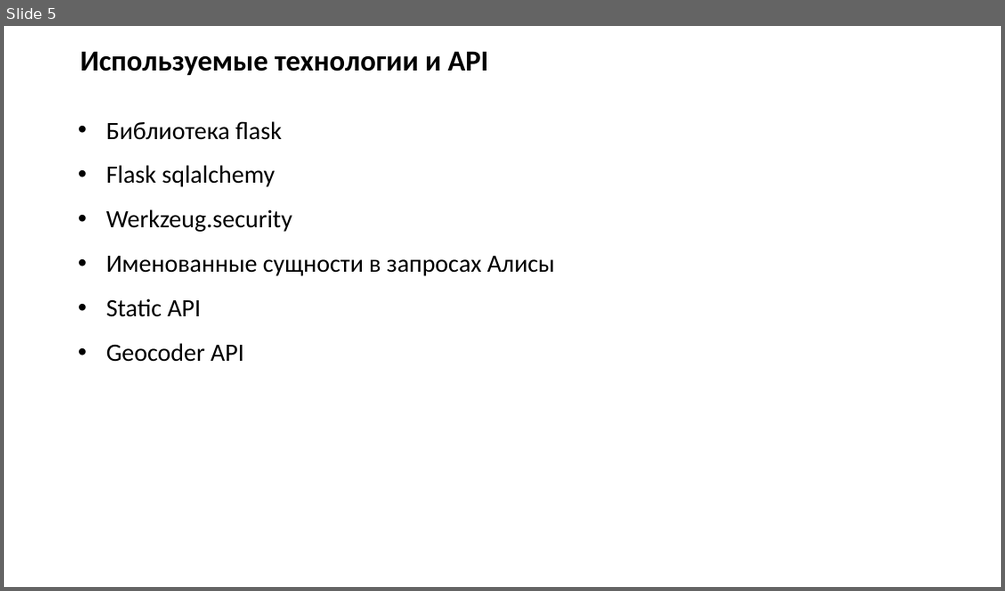
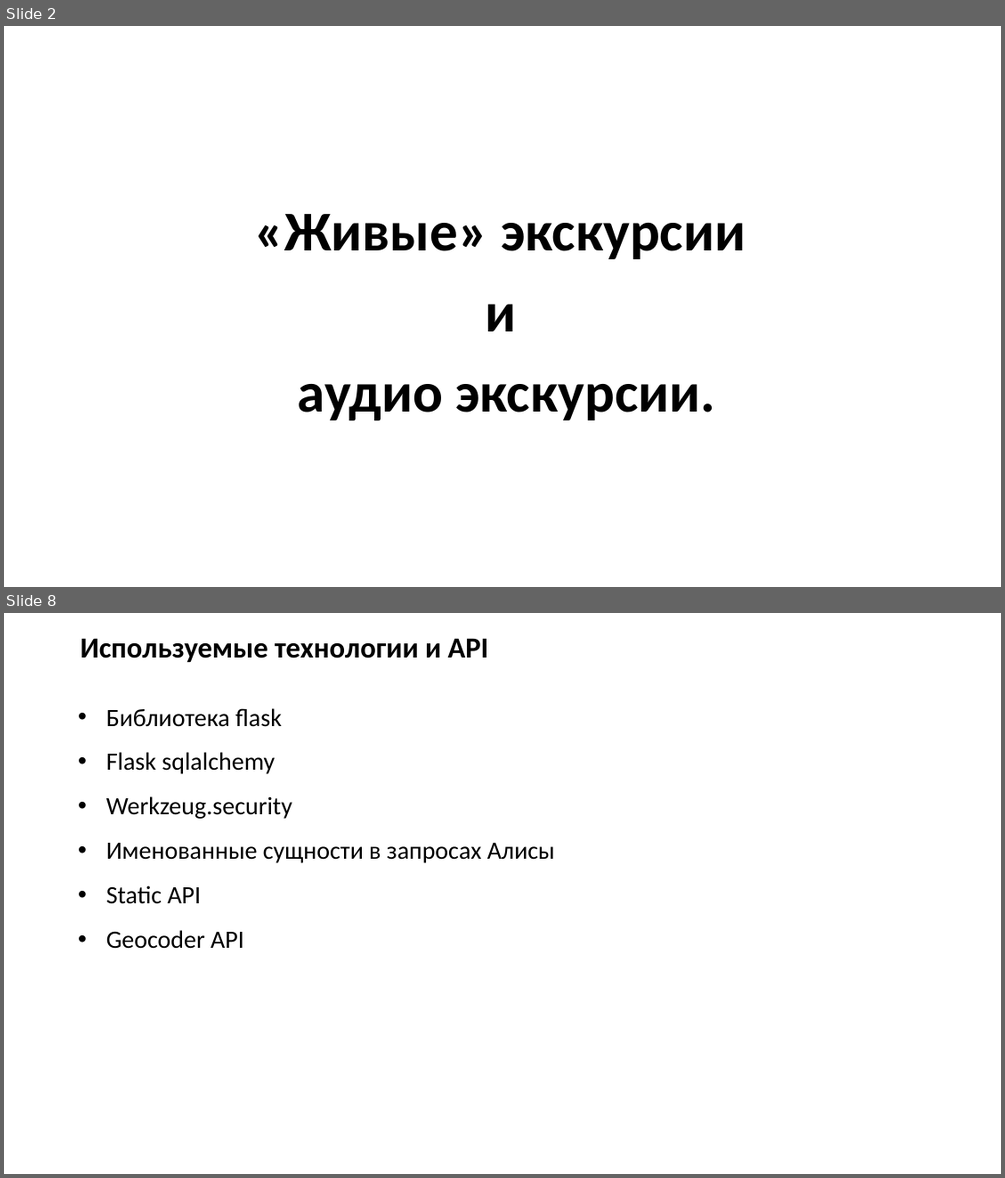
Before and after one commit to Neytrinoo/skillTour, a slide deck: presentation.pptx. Shown one above the other, each under a label of ours: slide 5 before the commit, slides 2 and 8 after it; the slides between them are not shown. The pictures are 1005x591 and 1005x1178 pixels, drawn with LibreOffice and Linux fonts; fonts in the diff are those of the drawing; background and template pictures are left out. Boxes give left, top, right and bottom in pixels: in the first picture for what was removed or moved away, otherwise in the second. Text is boxed around its words. In the diff, an @@ line names an element or a change of style, - is before the commit and + after.

```diff
--- a/presentation.pptx
+++ b/presentation.pptx
@@ slide 2 added at [4, 26, 1001, 587], background picture (left out) @@
@@ text added at [254, 214, 745, 420], 54 pt, text #000000, bold @@
+«Живые» экскурсии
+и
+аудио экскурсии.
@@ what was slide 5 is now slide 8 @@
```
Also in this commit, not shown: 3 slides changed, 3 other slides added, 2 slides removed, 2 other files.
